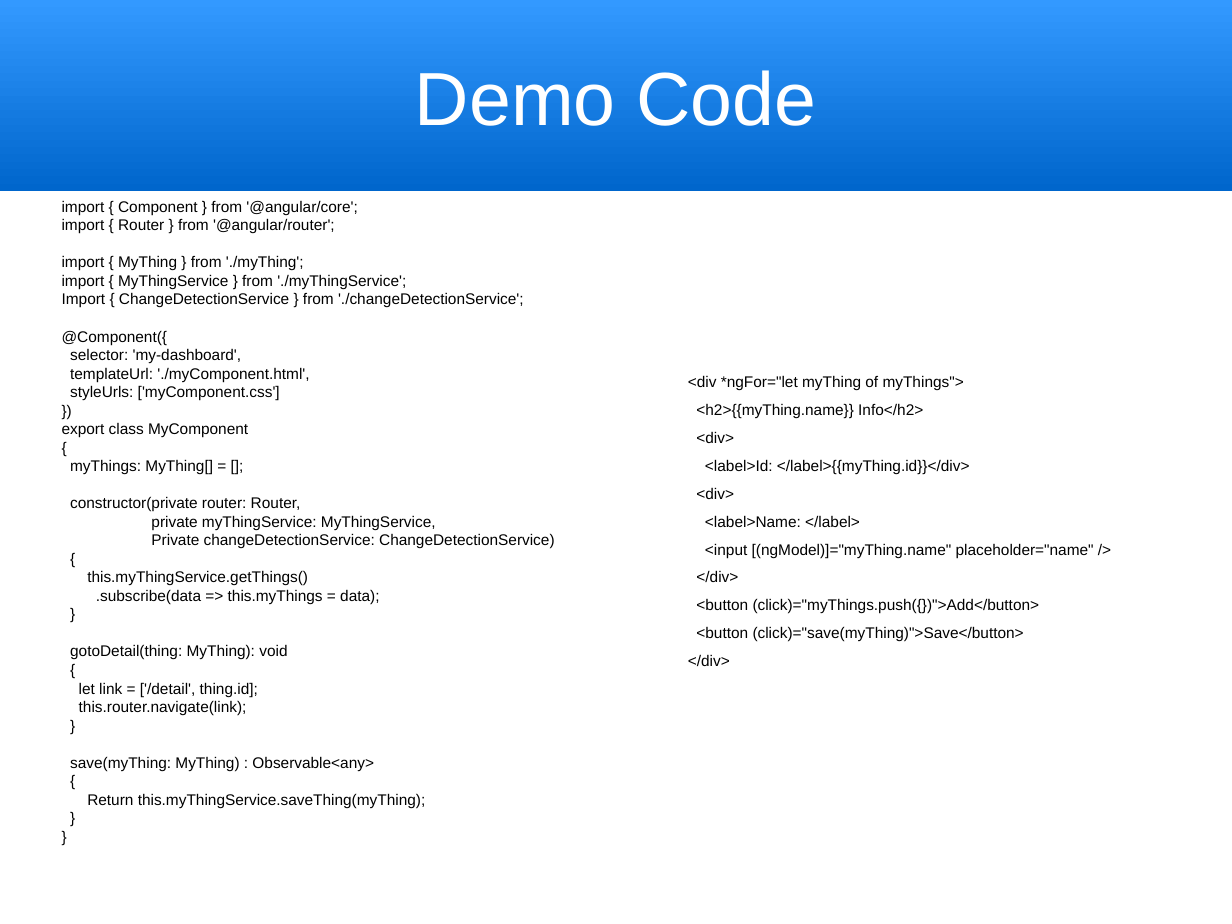
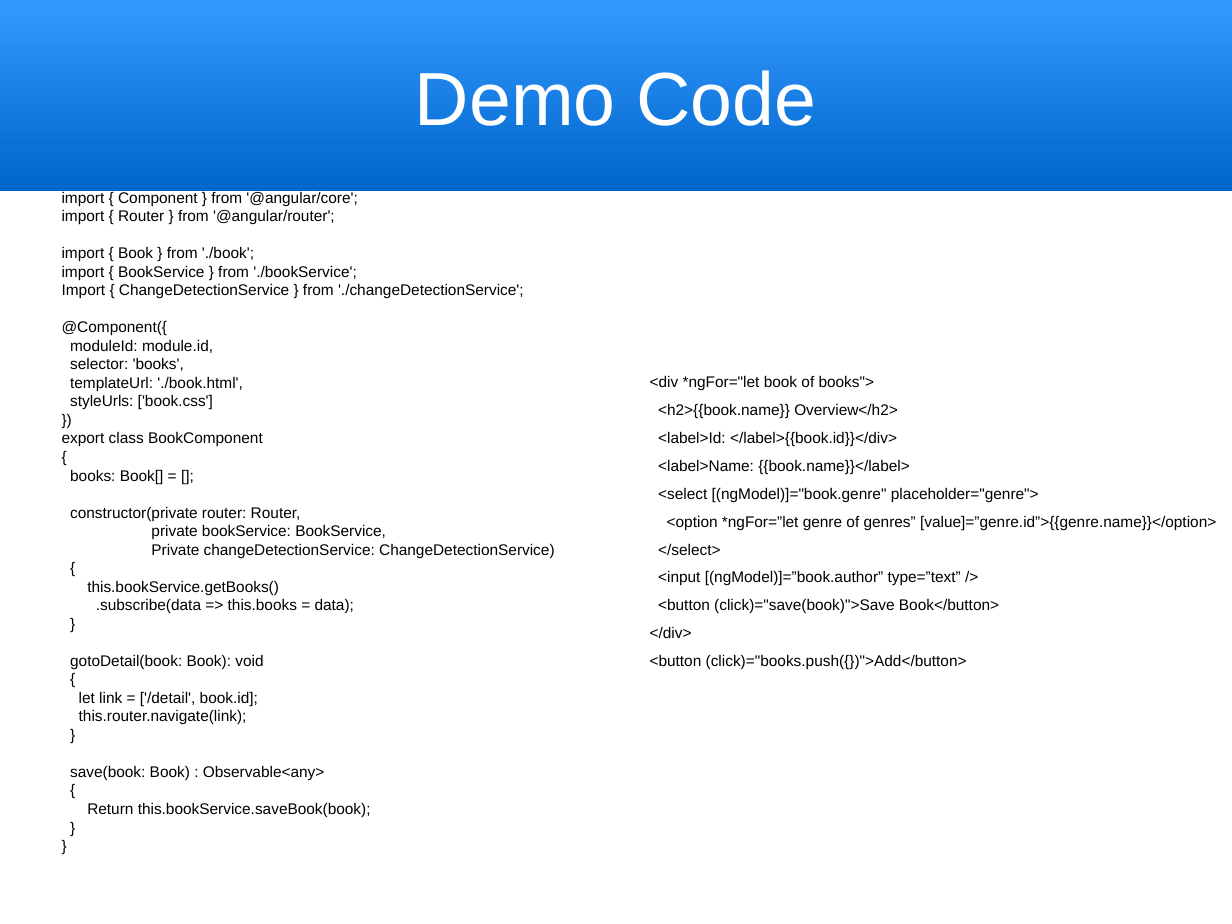
Before and after one commit to trognus/devcon2016, a slide deck: slide 12 of devconNg2.odp. Drawn at 1232x924 pixels with LibreOffice and Linux fonts; fonts in the diff are those of the drawing. Boxes give left, top, right and bottom in pixels: in the first picture for what was removed or moved away, otherwise in the second. Text is boxed around its words. In the diff, an @@ line names an element or a change of style, - is before the commit and + after.

```diff
--- a/devconNg2.odp
+++ b/devconNg2.odp
@@ text "<div *ngFor="let book of books">": place and size @@
-text "<div *ngFor="let book of books">" at (688, 375, 1094, 666)
+text "<div *ngFor="let book of books">" at (650, 375, 1216, 669)
@@ text at (62, 246, 356, 280): text changed @@
-import { MyThing } from './myThing';
-import { MyThingService } from './myThingService';
+import { Book } from './book';
+import { BookService } from './bookService';
@@ text at (70, 339, 242, 410): text changed @@
-selector: 'my-dashboard',
-templateUrl: './myComponent.html',
-styleUrls: ['myComponent.css']
+moduleId: module.id,
+selector: 'books',
+templateUrl: './book.html',
+styleUrls: ['book.css']
@@ text at (650, 375, 1216, 614): text changed @@
-<div *ngFor="let myThing of myThings">
-<h2>{{myThing.name}} Info</h2>
-<div>
-<label>Id: </label>{{myThing.id}}</div>
-<div>
-<label>Name: </label>
-<input [(ngModel)]="myThing.name" placeholder="name" />
+<div *ngFor="let book of books">
+<h2>{{book.name}} Overview</h2>
+<label>Id: </label>{{book.id}}</div>
+<label>Name: {{book.name}}</label>
+<select [(ngModel)]="book.genre" placeholder="genre">
+<option *ngFor=”let genre of genres” [value]=”genre.id”>{{genre.name}}</option>
+</select>
+<input [(ngModel)]=”book.author” type=”text” />
+<button (click)="save(book)">Save Book</button>
@@ text at (62, 432, 263, 447): text changed @@
-export class MyComponent
+export class BookComponent
@@ text at (70, 469, 164, 484): text changed @@
-myThings: MyThing[] = [];
+books: Book[] = [];
@@ text at (151, 524, 386, 539): text changed @@
-private myThingService: MyThingService,
+private bookService: BookService,
@@ text at (87, 580, 354, 614): text changed @@
-this.myThingService.getThings()
-.subscribe(data => this.myThings = data);
+this.bookService.getBooks()
+.subscribe(data => this.books = data);
@@ text at (70, 654, 263, 669): text changed @@
-gotoDetail(thing: MyThing): void
+gotoDetail(book: Book): void
@@ text at (650, 654, 967, 669): text changed @@
-<button (click)="myThings.push({})">Add</button>
-<button (click)="save(myThing)">Save</button>
-</div>
+<button (click)="books.push({})">Add</button>
@@ text at (79, 691, 258, 706): text changed @@
-let link = ['/detail', thing.id];
+let link = ['/detail', book.id];
@@ text at (70, 765, 325, 781): text changed @@
-save(myThing: MyThing) : Observable<any>
+save(book: Book) : Observable<any>
@@ text at (87, 802, 371, 818): text changed @@
-Return this.myThingService.saveThing(myThing);
+Return this.bookService.saveBook(book);
```
Also in this commit, not shown: 3 other slides changed, 1 slide added, 1 slide removed, 1 other file.
